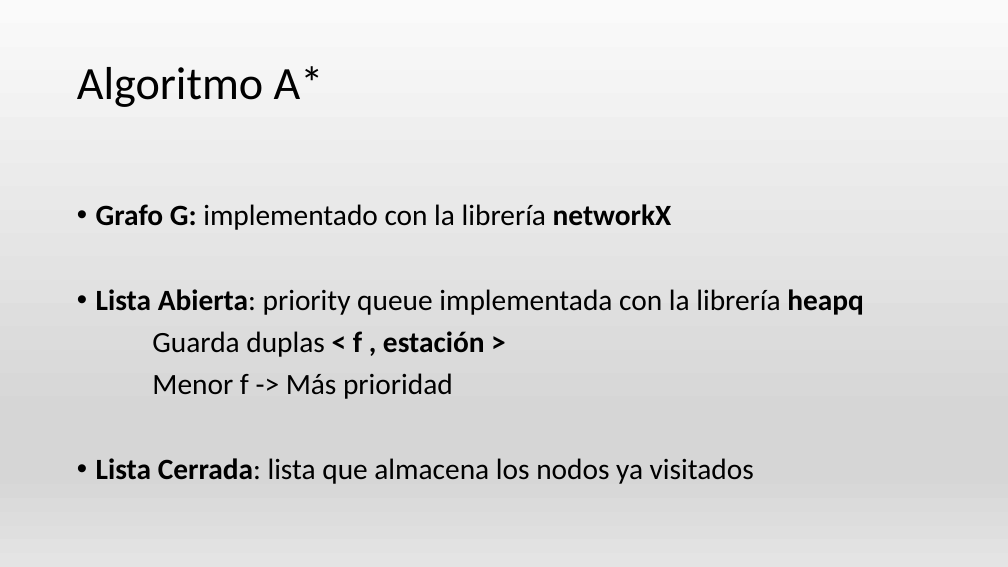
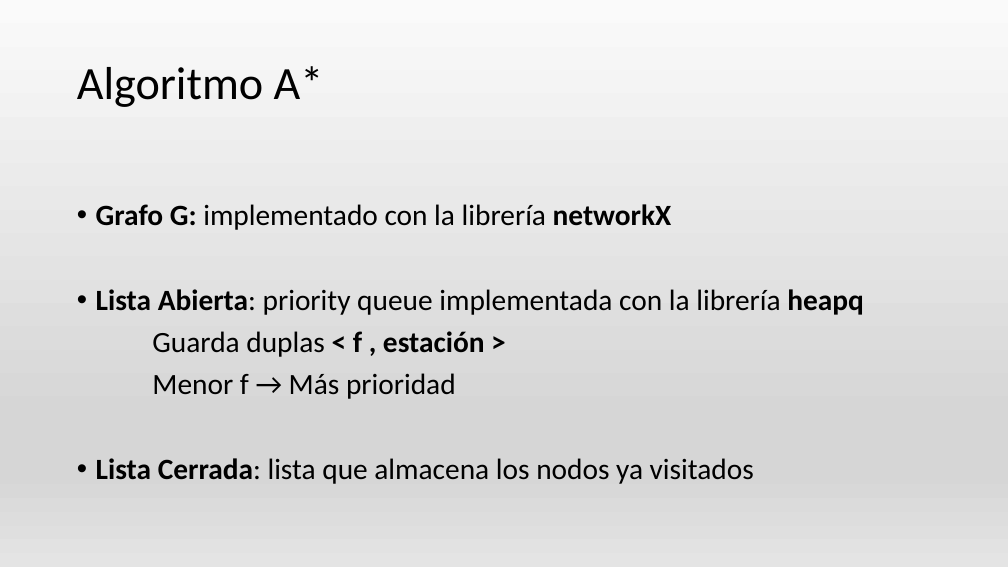
Before and after one commit to AGarciaCast/MetroJapon, a slide deck: slide 7 of PresentacionMetro.pptx. Drawn at 1008x567 pixels with LibreOffice and Linux fonts; fonts in the diff are those of the drawing. Boxes give left, top, right and bottom in pixels: in the first picture for what was removed or moved away, otherwise in the second. Text is boxed around its words. In the diff, an @@ line names an element or a change of style, - is before the commit and + after.

```diff
--- a/PresentacionMetro.pptx
+++ b/PresentacionMetro.pptx
@@ text at [152, 373, 456, 399]: text changed @@
-Menor f -> Más prioridad
+Menor f → Más prioridad
```
